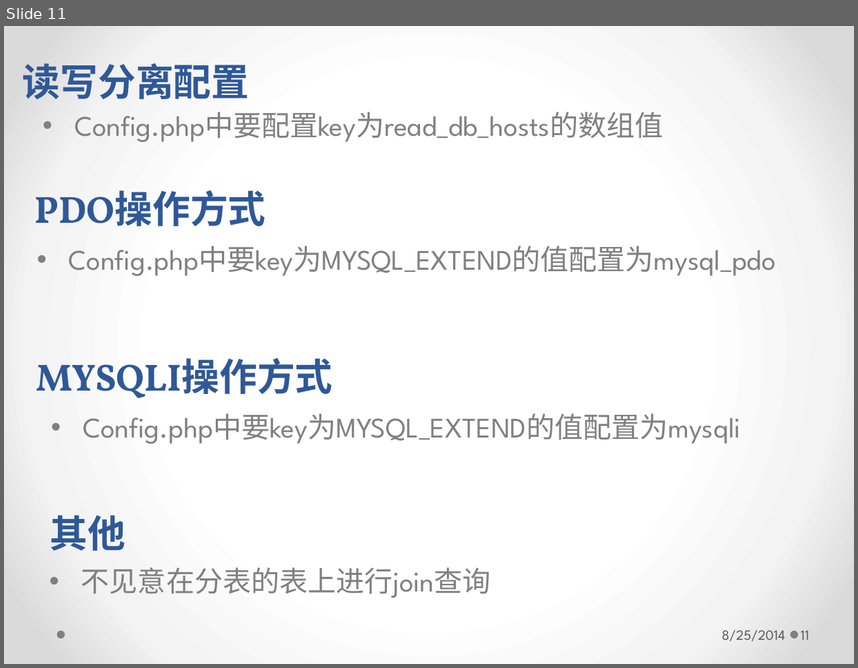
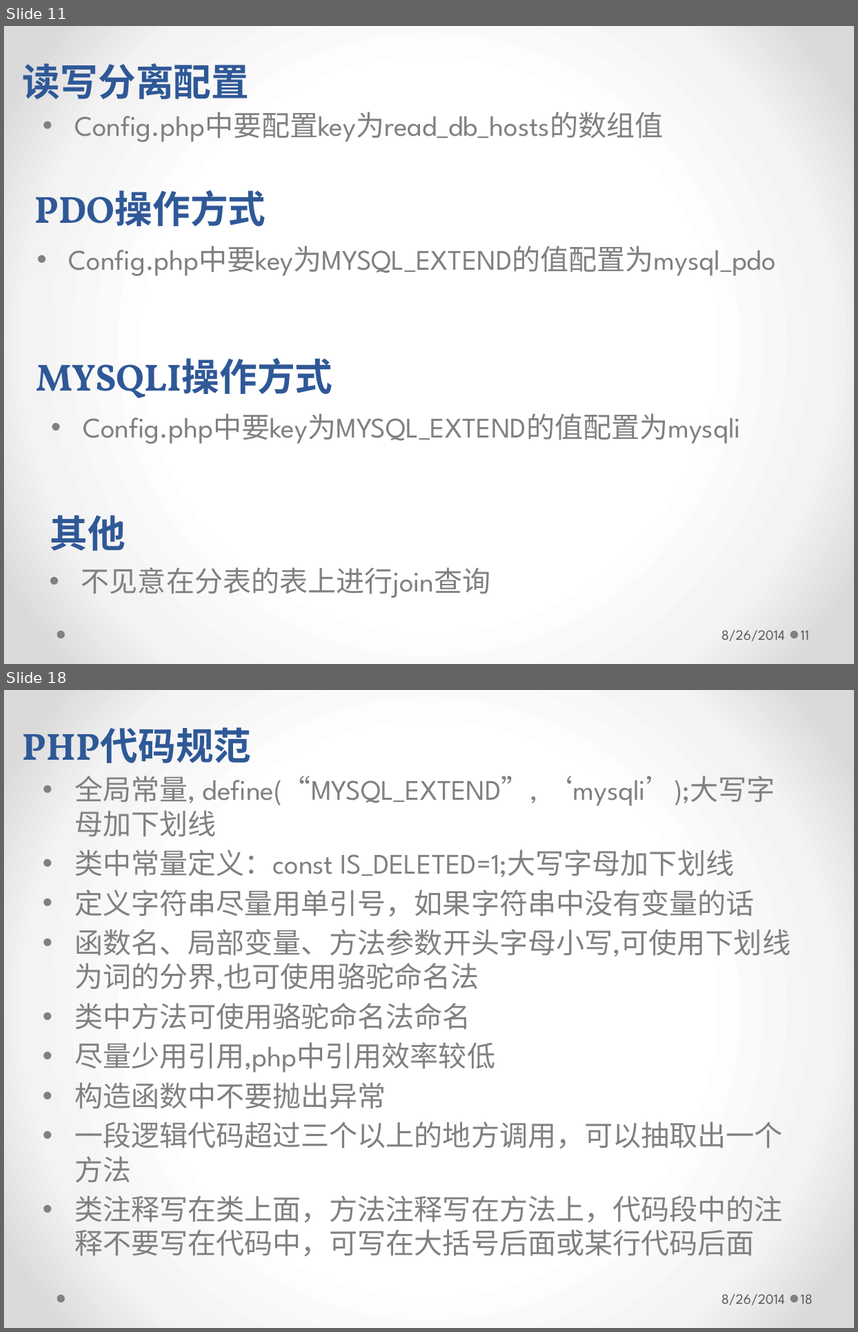
Before and after one commit to longhaisheng/dbroute, a slide deck: dbroute.pptx. Shown one above the other, each under a label of ours: slide 11 before the commit, slides 11 and 18 after it; the slides between them are not shown. The pictures are 858x668 and 858x1332 pixels, drawn with LibreOffice and Linux fonts; fonts in the diff are those of the drawing. Boxes give left, top, right and bottom in pixels: in the first picture for what was removed or moved away, otherwise in the second. Text is boxed around its words. In the diff, an @@ line names an element or a change of style, - is before the commit and + after.

```diff
--- a/dbroute.pptx
+++ b/dbroute.pptx
@@ slide 18 added at (x1=4, y1=690, x2=854, y2=1328), background gradient #FFFFFF to #F4F4F4 to #DADADA; not listed: 2 template elements that a slide beside it also shows @@
@@ text added at (x1=23, y1=727, x2=252, y2=778), 32 pt, text #2F5897, bold @@
+PHP代码规范
@@ text added at (x1=74, y1=776, x2=791, y2=1256), 24 pt, text #808080 @@
+• 全局常量, define(“MYSQL_EXTEND”, ‘mysqli’);大写字母加下划线
+• 类中常量定义：const IS_DELETED=1;大写字母加下划线
+• 定义字符串尽量用单引号，如果字符串中没有变量的话
+• 函数名、局部变量、方法参数开头字母小写,可使用下划线为词的分界,也可使用骆驼命名法
+• 类中方法可使用骆驼命名法命名
+• 尽量少用引用,php中引用效率较低
+• 构造函数中不要抛出异常
+• 一段逻辑代码超过三个以上的地方调用，可以抽取出一个方法
+• 类注释写在类上面，方法注释写在方法上，代码段中的注释不要写在代码中，可写在大括号后面或某行代码后面
@@ text added at (x1=722, y1=1294, x2=785, y2=1305), 12 pt, text #595959 @@
+8/26/2014
@@ page number added at (x1=801, y1=1294, x2=813, y2=1303), 12 pt, text #595959 @@
+18
@@ slide 11 changed as well @@
@@ text at (x1=722, y1=630, x2=785, y2=641): text changed @@
-8/25/2014
+8/26/2014
```
Also in this commit, not shown: 12 other slides changed, 6 other slides added.
